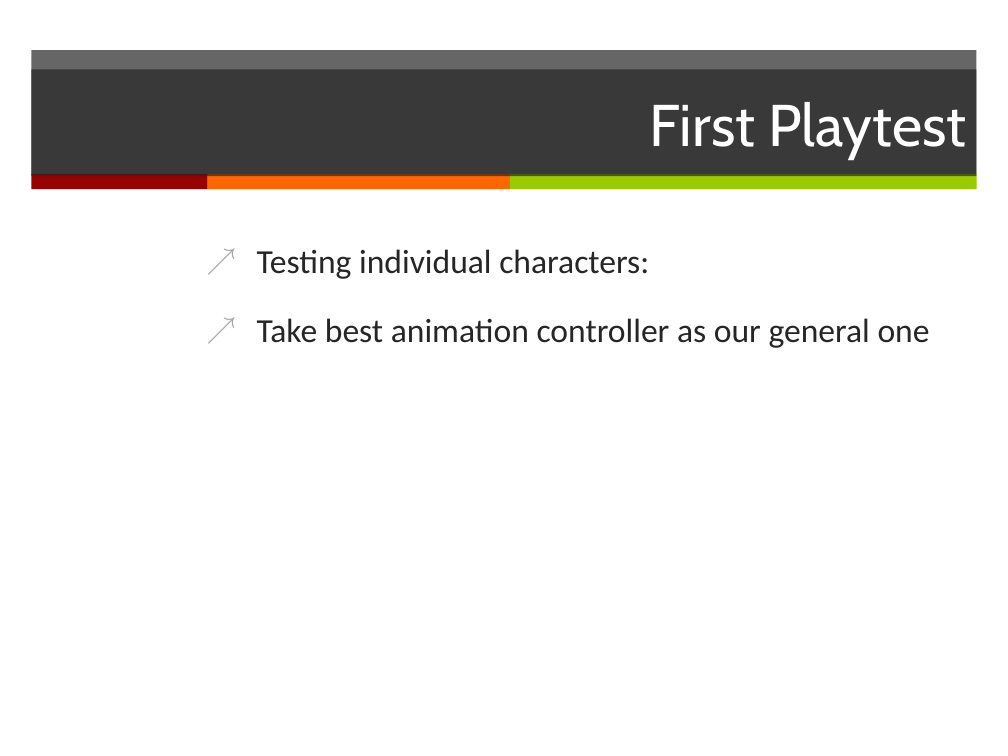
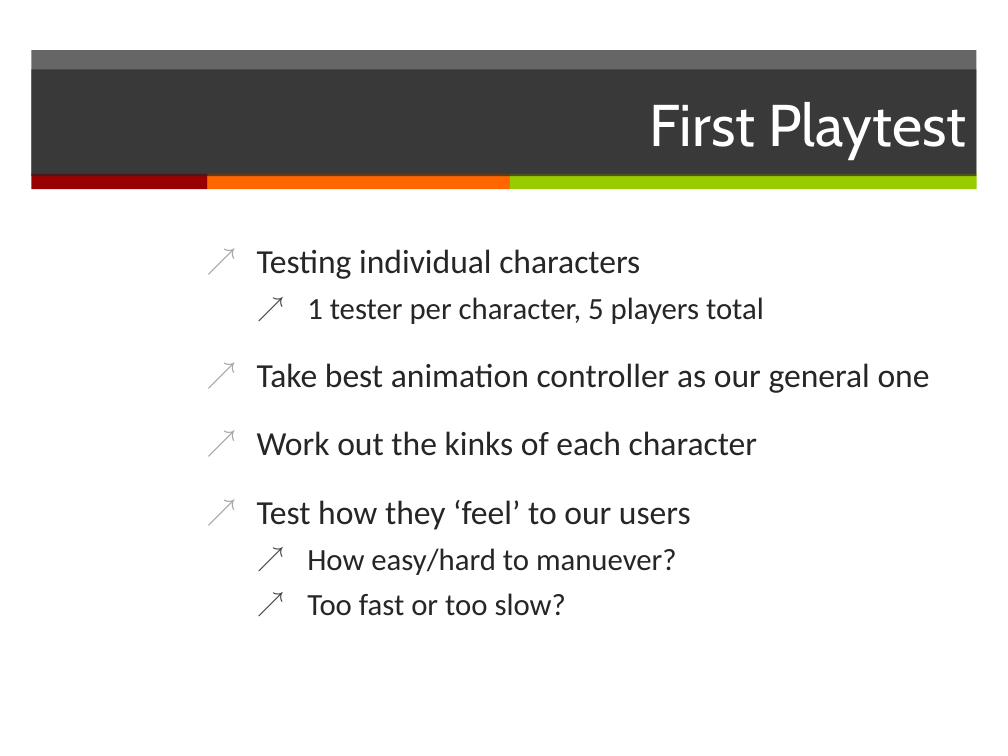
Before and after one commit to JELGT2011/Wizards-Of-Dos, a slide deck: slide 3 of P1.pptx (slide 2 before the commit). Drawn at 1008x756 pixels with LibreOffice and Linux fonts; fonts in the diff are those of the drawing. Boxes give left, top, right and bottom in pixels: in the first picture for what was removed or moved away, otherwise in the second. Text is boxed around its words. In the diff, an @@ line names an element or a change of style, - is before the commit and + after.

Commit message:
final(?) ppt

```diff
--- a/P1.pptx
+++ b/P1.pptx
@@ text at [257, 249, 764, 324]: text changed; size 24 to 22 pt @@
-↗ Testing individual characters:
+↗ Testing individual characters
+  ↗ 1 tester per character, 5 players total
@@ text at [257, 431, 758, 616]: paragraphs added @@
+↗ Work out the kinks of each character
+↗ Test how they ‘feel’ to our users
+  ↗ How easy/hard to manuever?
+  ↗ Too fast or too slow?
```
Also in this commit, not shown: 4 other slides changed, 8 slides added.
